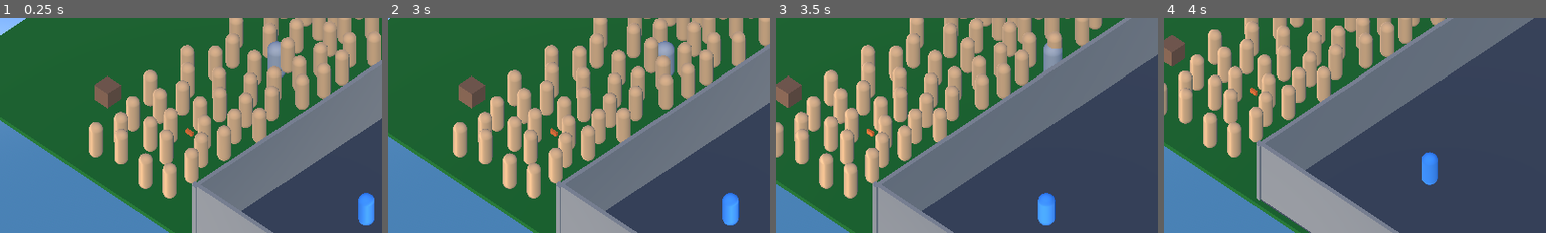
Above: before the commit, frames 1-4 (left to right).
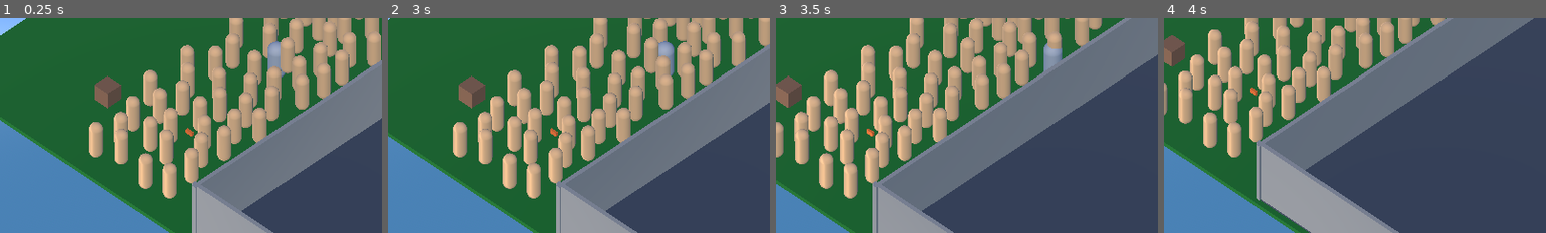
Above: after the commit, the same moments.

Repository: allemansratten/bigmode-2026
Game: Godot game, scene res://scenes/Game.tscn
Same seed, same stepped clock (60 frames per second), same inputs: the game is played once before the commit and once after it. Sound files missing from this copy of the repository are replaced by a short silence.
Inputs (mouse positions are % of the whole screen's width and height, from its top left):
- Up to frame 1 (0.25 s): no input
- Up to frame 2 (3 s): click "II" at 0.5 s; click "Resume" at 1.25 s; click "Mute" at 2 s; tap Enter at 2.75 s; move the mouse to (72, 45) at 2.77 s; press the mouse at (72, 45) at 2.78 s; hold D (move_right) from 2.78 s (still down)
- Up to frame 3 (3.5 s): keep holding D (move_right)
- Up to frame 4 (4 s): move the mouse to (30, 55) at 3.52 s; release D (move_right) at 3.53 s; release the mouse at (30, 55) at 3.53 s; hold S (move_back) from 3.53 s (still down); right-click (30, 55) at 3.6 s
The pictures show only the part of the screen within x 14-64%, y 36-86%; the shares and areas given below are measured in that part.

The runs differ from the first frame. In frame 1, 0.6% of the frame differs, in the area x 93-98%, y 81-97%; in frame 2, 0.6%; in frame 3, 0.6%, in the area x 68-74%, y 81-97%; in frame 4, 0.6%.

Commit message:
example room tweaks

Diff:
--- a/scenes/rooms/ExampleRoom.tscn
+++ b/scenes/rooms/ExampleRoom.tscn
@@ -1,27 +1,19 @@
 [gd_scene format=3 uid="uid://b5ye7aiomms1g"]
 
-[ext_resource type="Script" path="res://scripts/rooms/room.gd" id="1_room"]
 [ext_resource type="PackedScene" path="res://scenes/RoomConnector.tscn" id="1_connector"]
+[ext_resource type="Script" uid="uid://bkgbdnr1wbg1w" path="res://scripts/rooms/room.gd" id="1_room"]
 [ext_resource type="Script" uid="uid://yhnq5bvgu0a" path="res://scripts/rooms/item_spawning_manager.gd" id="2_spawning"]
 [ext_resource type="PackedScene" path="res://scenes/ItemSpawnPoint.tscn" id="4_spawn_point"]
 [ext_resource type="PackedScene" path="res://scenes/ItemThrowTarget.tscn" id="5_throw_target"]
 [ext_resource type="PackedScene" path="res://scenes/crowd/CrowdManager.tscn" id="6_manager"]
 [ext_resource type="PackedScene" path="res://scenes/crowd/PeopleSpawner.tscn" id="7_spawner"]
 [ext_resource type="PackedScene" uid="uid://enemy001" path="res://scenes/enemies/Enemy.tscn" id="8_enemy"]
-[ext_resource type="PackedScene" uid="uid://enemy_spawner001" path="res://scenes/spawners/EnemySpawner.tscn" id="9_spawner"]
-[ext_resource type="PackedScene" uid="uid://ranged_enemy001" path="res://scenes/enemies/RangedEnemy.tscn" id="10_ranged"]
+[ext_resource type="PackedScene" path="res://scenes/spawners/EnemySpawner.tscn" id="9_spawner"]
 
 [sub_resource type="NavigationMesh" id="NavigationMesh_room"]
-vertices = PackedVector3Array()
-polygons = []
 geometry_parsed_geometry_type = 1
-geometry_source_geometry_mode = 0
-cell_size = 0.25
-cell_height = 0.25
 agent_height = 2.0
-agent_radius = 0.5
 agent_max_climb = 1.0
-agent_max_slope = 45.0
 filter_low_hanging_obstacles = true
 filter_ledge_spans = true
 filter_walkable_low_height_spans = true
@@ -56,7 +48,7 @@
 [node name="ExampleRoom" type="Node3D" unique_id=779589000]
 script = ExtResource("1_room")
 
-[node name="NavigationRegion3D" type="NavigationRegion3D" parent="."]
+[node name="NavigationRegion3D" type="NavigationRegion3D" parent="." unique_id=1196801133]
 navigation_mesh = SubResource("NavigationMesh_room")
 
 [node name="Floor" type="StaticBody3D" parent="NavigationRegion3D" unique_id=1080193025]
@@ -112,7 +104,7 @@
 
 [node name="ItemSpawningManager" type="Node" parent="." unique_id=1081236601]
 script = ExtResource("2_spawning")
-allowed_categories = Array[int]([10])
+allowed_categories = Array[int]([0])
 throw_force = 7.0
 arc_height = 3.0
 
@@ -150,23 +142,21 @@
 transform = Transform3D(1, 0, 0, 0, 1, 0, 0, 0, 1, 0.13179779, 0.15661716, -15.888239)
 spawn_area_size = Vector2(19.693493, 7.7934)
 
-[node name="TestEnemy" parent="." instance=ExtResource("8_enemy")]
+[node name="TestEnemy" parent="." unique_id=322626469 instance=ExtResource("8_enemy")]
 transform = Transform3D(1, 0, 0, 0, 1, 0, 0, 0, 1, 5, 0.8, 5)
+enemy_name = ""
 
-[node name="TestRangedEnemy" parent="." instance=ExtResource("10_ranged")]
-transform = Transform3D(1, 0, 0, 0, 1, 0, 0, 0, 1, -5, 0.8, 5)
-
-[node name="EnemySpawner" parent="." instance=ExtResource("9_spawner")]
+[node name="EnemySpawner" parent="." unique_id=1229589690 instance=ExtResource("9_spawner")]
 spawn_area_size = Vector2(18, 18)
 
-[node name="SpawnNorth" type="Marker3D" parent="EnemySpawner"]
+[node name="SpawnNorth" type="Marker3D" parent="EnemySpawner" unique_id=845532282]
 transform = Transform3D(1, 0, 0, 0, 1, 0, 0, 0, 1, 0, 0.8, 8)
 
-[node name="SpawnSouth" type="Marker3D" parent="EnemySpawner"]
+[node name="SpawnSouth" type="Marker3D" parent="EnemySpawner" unique_id=564006769]
 transform = Transform3D(1, 0, 0, 0, 1, 0, 0, 0, 1, 0, 0.8, -8)
 
-[node name="SpawnEast" type="Marker3D" parent="EnemySpawner"]
+[node name="SpawnEast" type="Marker3D" parent="EnemySpawner" unique_id=603382463]
 transform = Transform3D(1, 0, 0, 0, 1, 0, 0, 0, 1, 8, 0.8, 0)
 
-[node name="SpawnWest" type="Marker3D" parent="EnemySpawner"]
+[node name="SpawnWest" type="Marker3D" parent="EnemySpawner" unique_id=142756940]
 transform = Transform3D(1, 0, 0, 0, 1, 0, 0, 0, 1, -8, 0.8, 0)
